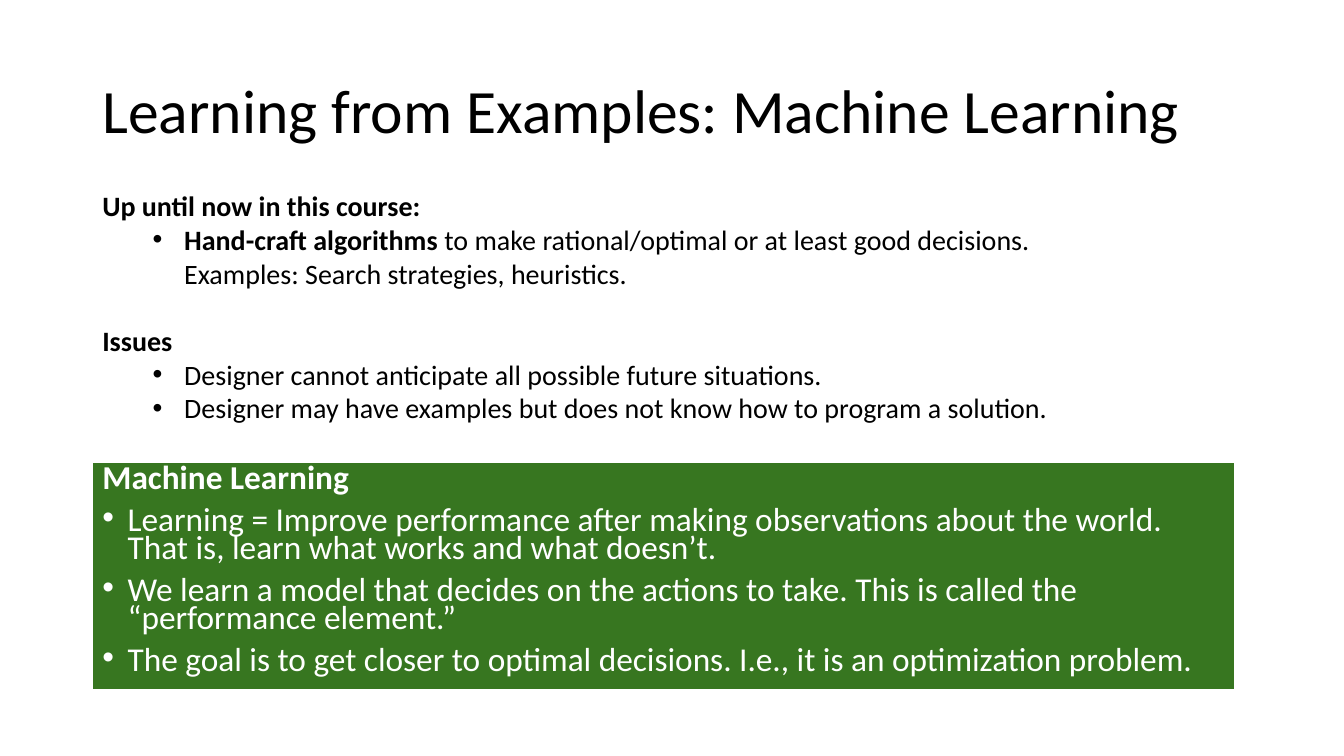
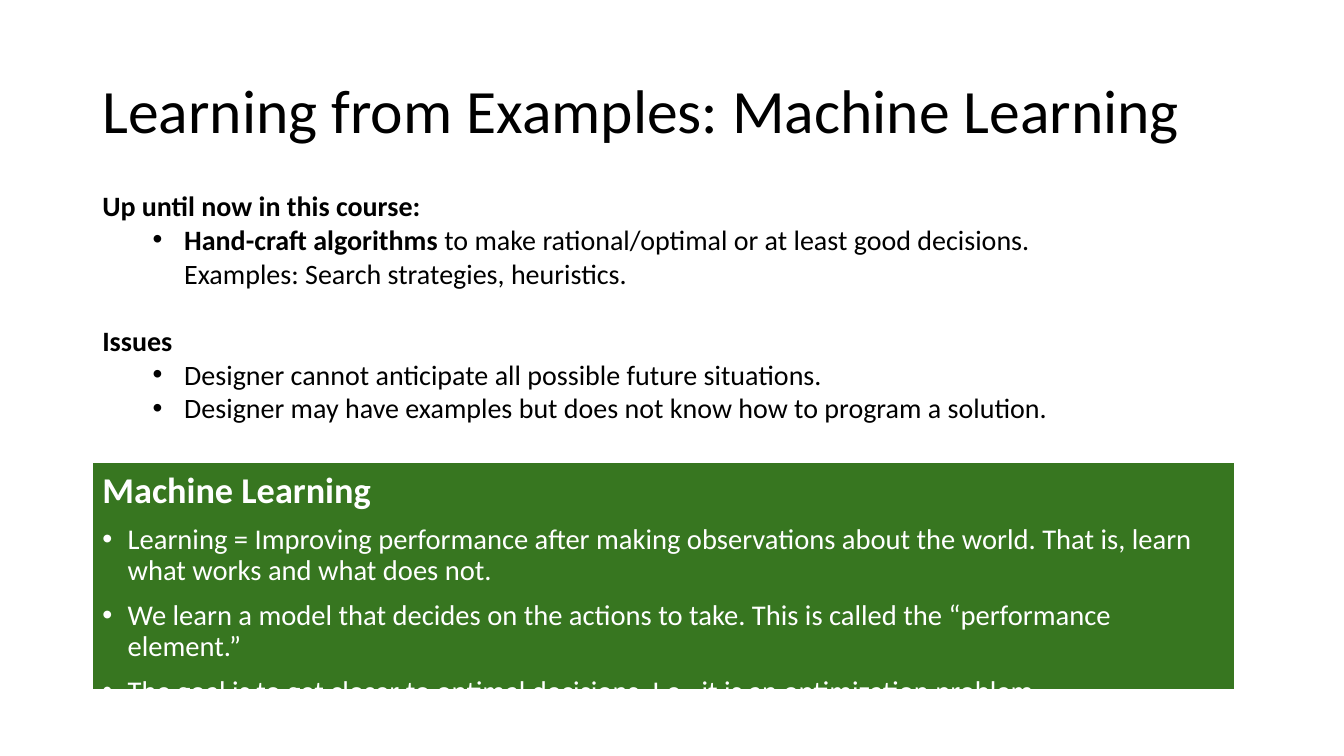
Before and after one commit to mhahsler/CS7320-AI, a slide deck: slide 4 of slides/19_ML_intro.pptx. Drawn at 1344x756 pixels with LibreOffice and Linux fonts; fonts in the diff are those of the drawing. Boxes give left, top, right and bottom in pixels: in the first picture for what was removed or moved away, otherwise in the second. Text is boxed around its words. In the diff, an @@ line names an element or a change of style, - is before the commit and + after.

```diff
--- a/slides/19_ML_intro.pptx
+++ b/slides/19_ML_intro.pptx
@@ text at (102,477,1111,689): size 23.8 to 25.9 pt in "Machine Learning"; size 23.8 to 20.4 pt in "We learn a model that decides on ...", "The goal is to get closer to ..."; line spacing 0.7 to 0.9 @@
@@ text at (128,529,1191,581): text changed; size 23.8 to 20.4 pt @@
-• Learning = Improve performance after making observations about the world. That is, learn what works and what doesn’t.
+• Learning = Improving performance after making observations about the world. That is, learn what works and what does not.
```
Also in this commit, not shown: 12 other slides changed, 1 other file.
